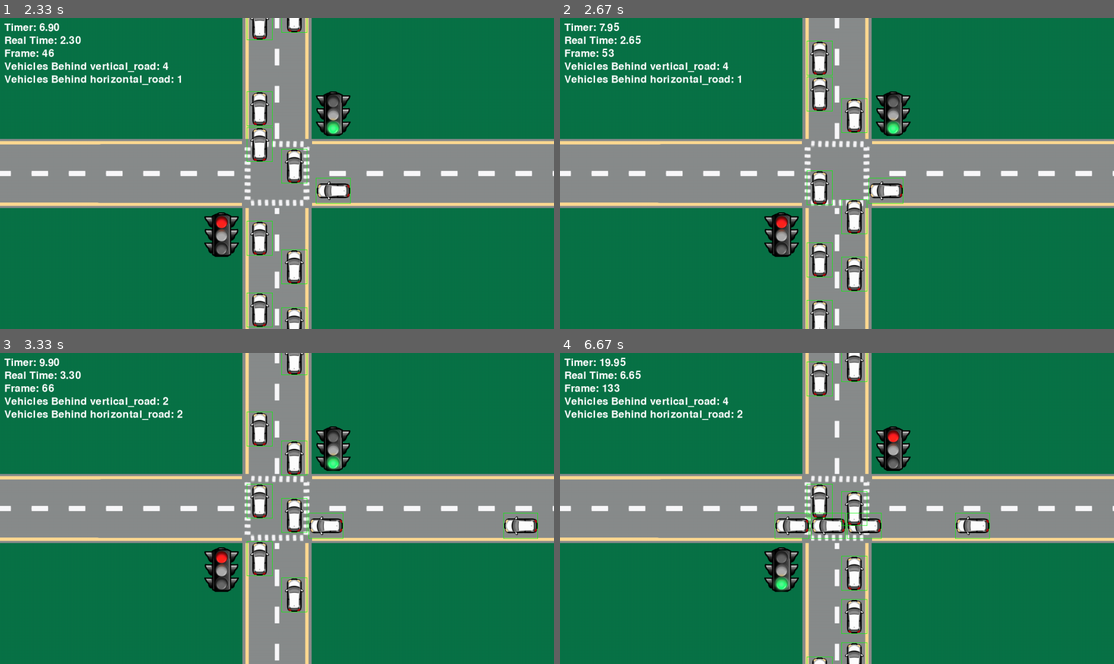
Above: before the commit, frames 1-4 (two rows, left to right).
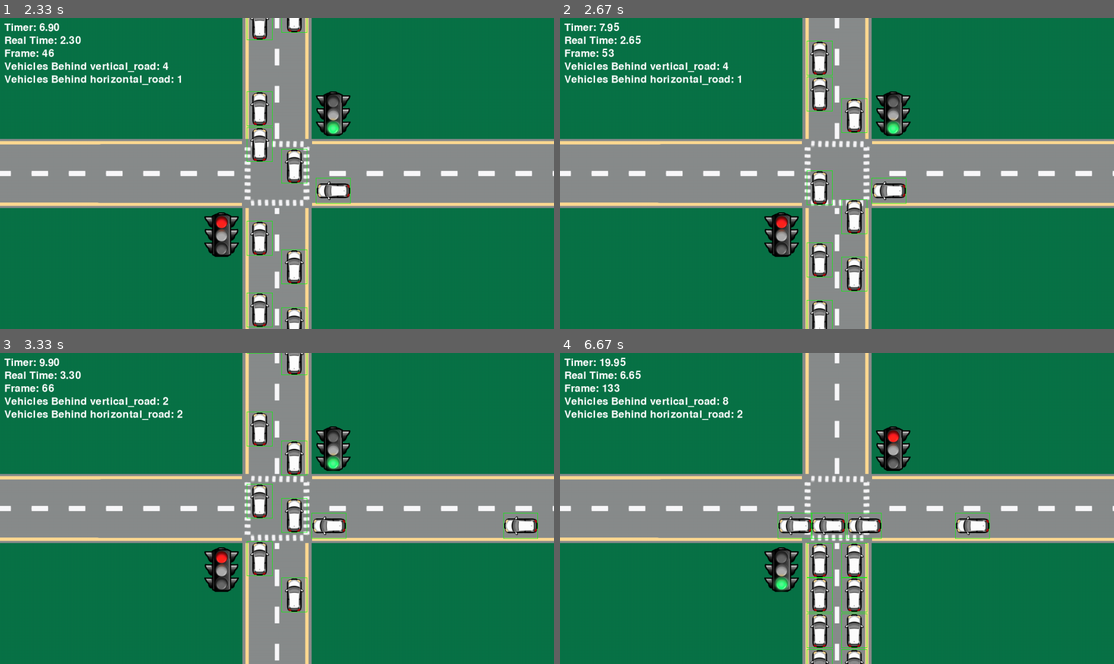
Above: after the commit, the same moments.

Repository: IChaudhry892/csce-4430-project
Game: pygame game, started from pygame-traffic-test/main.py
The game is run twice, just before and just after one commit, with the same random seed, the same clock (stepped at 60 frames per second) and the same inputs.
Inputs:
- Up to frame 1 (2.33 s): no input
- Up to frame 2 (2.67 s): no input
- Up to frame 3 (3.33 s): no input
- Up to frame 4 (6.67 s): no input

Frame 1 is identical in both runs. In frame 2, 0.2% of the frame differs, in the area x 55-63%, y 51-60%; in frame 3, 0.2%; in frame 4, 3.4%, in the area x 29-56%, y 0-100%.

Commit message:
Update Vehicle.py
Vehicles now check their next frame position to stop closer to the intersection more consistently.

Diff:
--- a/pygame-traffic-test/Vehicle/Vehicle.py
+++ b/pygame-traffic-test/Vehicle/Vehicle.py
@@ -16,6 +16,9 @@
         self.stop_line_position = SimulationGraphicConfig.STOP_LINE_POSITIONS[road_id]
         self.scenario = None  # to be set when added to scenario
 
+    # ----------------------------------
+    # === BASIC MOVEMENT AND DRAWING
+    # ----------------------------------
     def move(self):
         distance_pixels = self.velocity * self.delta_time * SimulationConfig.PIXELS_PER_METER # 16.665 pixels per frame at 20 FPS
         if self.road_id == "vertical_road":
@@ -27,40 +30,43 @@
         screen.blit(self.image, (self.x, self.y))
 
     def is_off_screen(self):
-        return self.x < 0 - self.width or self.y < 0 - self.width
+        return self.x < 0 - self.width or self.y < 0 - self.height
 
+    # ----------------------------------
+    # === AHEAD VEHICLE LOGIC
+    # ----------------------------------
     def get_nearest_ahead_vehicle(self):
         """Get the nearest vehicle ahead in the same lane, if any"""
         road = None
         for road_component in self.scenario.getRoads():
             if road_component.getRoadID() == self.road_id:
                 road = road_component
-        lanelist = road.vehicle_lanes[self.lane_id] # Current lane of the current road of the current vehicle
+        lane_list = road.vehicle_lanes[self.lane_id] # Current lane of the current road of the current vehicle
 
-        vehicles = [v for v in lanelist if v is not self]
+        vehicles = [v for v in lane_list if v is not self]
 
-        aheadvehicles = []
+        ahead_vehicles = []
         if self.road_id == "horizontal_road":
             for vehicle in vehicles:
                 if vehicle.x < self.x:
-                    aheadvehicles.append(vehicle)
+                    ahead_vehicles.append(vehicle)
 
-            if not aheadvehicles:
+            if not ahead_vehicles:
                 return None   # No car ahead, safe to move
 
-            nearestvehicle = max(aheadvehicles, key=lambda v: v.x)
-            return nearestvehicle
+            nearest_vehicle = max(ahead_vehicles, key=lambda v: v.x)
+            return nearest_vehicle
 
         elif self.road_id == "vertical_road":
             for vehicle in vehicles:
                 if vehicle.y < self.y:
-                    aheadvehicles.append(vehicle)
+                    ahead_vehicles.append(vehicle)
 
-            if not aheadvehicles:
+            if not ahead_vehicles:
                 return None   # No car ahead, safe to move
 
-            nearestvehicle = max(aheadvehicles, key=lambda v: v.y)
-            return nearestvehicle
+            nearest_vehicle = max(ahead_vehicles, key=lambda v: v.y)
+            return nearest_vehicle
         return None
 
     def is_nearest_ahead_vehicle_waiting(self):
@@ -81,29 +87,83 @@
             return (self.y - ahead_vehicle.y) - ahead_vehicle.height
         return None
 
+    # ----------------------------------
+    # === HELPER METHODS FOR SIGNALS
+    # ----------------------------------
+
+    def should_stop_at_signal(self, next_frame_position) -> bool:
+        if self.road_id == "vertical_road":
+            return self.y > self.stop_line_position and next_frame_position < self.stop_line_position
+        elif self.road_id == "horizontal_road":
+            return self.x > self.stop_line_position and next_frame_position < self.stop_line_position
+        return False
+
+    def within_stop_zone(self) -> bool:
+        pass
+
+    def check_ahead_vehicle_gap(self) -> None:
+        pass
+
+    def handle_red_signal(self, signal) -> None:
+        pass
+
+    def handle_signal_behavior(self, signal) -> None:
+        pass
+
     def simulate(self, delta_time):
         self.delta_time = delta_time
         signal = self.scenario.get_signal_for_road(self.road_id)
         calculated_ahead_vehicle_gap = self.get_ahead_vehicle_gap()
+        distance_pixels = self.velocity * delta_time * SimulationConfig.PIXELS_PER_METER
 
         # if calculated_ahead_gap != None:        # Uncomment this to print the pixel gaps. I recommend commenting out the vertical road if you do this.
         #     print(calculated_ahead_gap)
 
         # Update vehicle state based on traffic signal
         if signal.is_red():
-            # Check if approaching stop line
-            if self.road_id == "vertical_road" and self.y >= self.stop_line_position and self.y <= self.stop_line_position + 10:
-                self.state = SimulationConfig.VEHICLE_STATES["waiting"]
-                print(f"Vehicle at ({self.x}, {self.y}) and stop line rectangle at ({self.stop_line_position}, {self.stop_line_position + 10}).")
-            elif self.road_id == "horizontal_road" and self.x >= (self.stop_line_position - 10) and self.x <= (self.stop_line_position + 10):
-                print(f"Vehicle at ({self.x}, {self.y}) and stop line rectangle at ({self.stop_line_position - 10}, {self.stop_line_position + 10}).")
-                self.state = SimulationConfig.VEHICLE_STATES["waiting"]
-            else: # If not at stop line, keep moving until reaching it or ahead vehicle
-                self.state = SimulationConfig.VEHICLE_STATES["moving"]
-                if calculated_ahead_vehicle_gap is not None and self.is_nearest_ahead_vehicle_waiting(): # There is an ahead vehicle and it is waiting
-                    min_gap = SimulationGraphicConfig.VEHICLE_MIN_GAP_METERS * SimulationConfig.PIXELS_PER_METER
-                    if calculated_ahead_vehicle_gap <= min_gap:
-                        self.state = SimulationConfig.VEHICLE_STATES["waiting"]
+            # Check if vehicle will cross the stop line in the next frame
+            if self.road_id == "vertical_road":
+                next_frame_y = self.y - distance_pixels
+                # Currently behind the stop line and would cross it next frame
+                if self.y > self.stop_line_position and next_frame_y < self.stop_line_position:
+                    # Move only up to the stop line and wait
+                    self.y = self.stop_line_position
+                    self.state = SimulationConfig.VEHICLE_STATES["waiting"]
+                    print(f"Vehicle at ({self.x}, {self.y}) and stop line rectangle at ({self.stop_line_position}, {self.stop_line_position + 10}).")
+                # If at stop line (within 5 pixels ahead of it) -> keep waiting
+                elif self.y <= self.stop_line_position and self.y >= self.stop_line_position - 5:
+                    self.state = SimulationConfig.VEHICLE_STATES["waiting"]
+                # If already well past the stop line -> keep moving
+                elif self.y < self.stop_line_position - 5:
+                    self.state = SimulationConfig.VEHICLE_STATES["moving"]
+                else:
+                    # Not yet at stop line, keep moving until reaching it or ahead vehicle
+                    self.state = SimulationConfig.VEHICLE_STATES["moving"]
+                    if calculated_ahead_vehicle_gap is not None and self.is_nearest_ahead_vehicle_waiting(): # There is an ahead vehicle and it is waiting
+                        min_gap = SimulationGraphicConfig.VEHICLE_MIN_GAP_METERS * SimulationConfig.PIXELS_PER_METER
+                        if calculated_ahead_vehicle_gap <= min_gap:
+                            self.state = SimulationConfig.VEHICLE_STATES["waiting"]
+            elif self.road_id == "horizontal_road":
+                next_frame_x = self.x - distance_pixels
+                # Currently behind the stop line and would cross it next frame
+                if self.x > self.stop_line_position and next_frame_x < self.stop_line_position:
+                    # Move only up to the stop line and wait
+                    self.x = self.stop_line_position
+                    self.state = SimulationConfig.VEHICLE_STATES["waiting"]
+                    print(f"Vehicle at ({self.x}, {self.y}) and stop line rectangle at ({self.stop_line_position}, {self.stop_line_position + 10}).")
+                # If at stop line (within 5 pixels ahead of it) -> keep waiting
+                elif self.x <= self.stop_line_position and self.x >= self.stop_line_position - 5:
+                    self.state = SimulationConfig.VEHICLE_STATES["waiting"]
+                # If already well past the stop line -> keep moving
+                elif self.x < self.stop_line_position - 5:
+                    self.state = SimulationConfig.VEHICLE_STATES["moving"]
+                else:
+                    # Not yet at stop line, keep moving until reaching it or ahead vehicle
+                    self.state = SimulationConfig.VEHICLE_STATES["moving"]
+                    if calculated_ahead_vehicle_gap is not None and self.is_nearest_ahead_vehicle_waiting(): # There is an ahead vehicle and it is waiting
+                        min_gap = SimulationGraphicConfig.VEHICLE_MIN_GAP_METERS * SimulationConfig.PIXELS_PER_METER
+                        if calculated_ahead_vehicle_gap <= min_gap:
+                            self.state = SimulationConfig.VEHICLE_STATES["waiting"]
         elif signal.is_green():
             self.state = SimulationConfig.VEHICLE_STATES["moving"]
 
